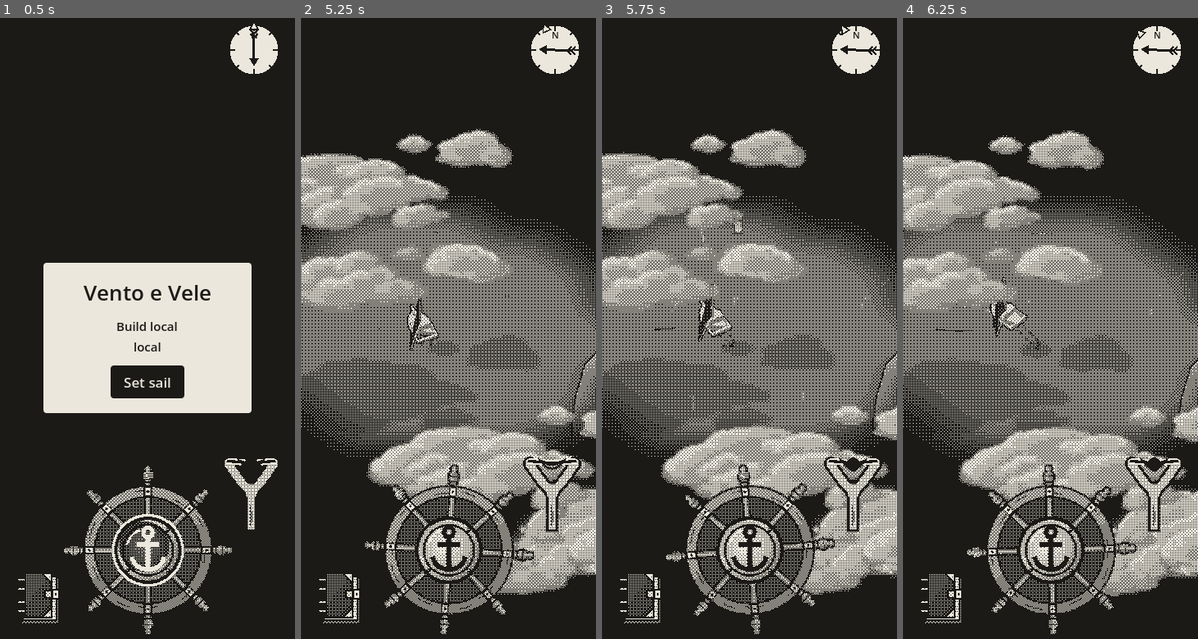
Above: before the commit, frames 1-4 (left to right).
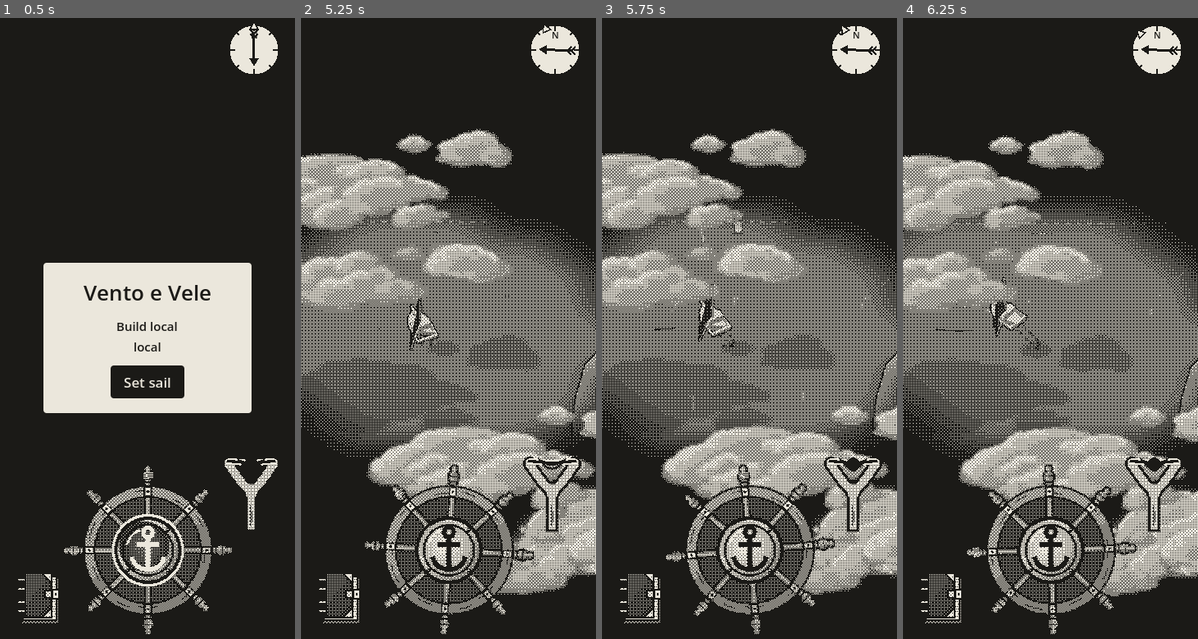
Above: after the commit, the same moments.

Repository: EnricoLabarile/Sail
Game: Godot game, scene res://Assets/Scenes/Overworld.tscn
Two runs of this game, one before a commit and one after it. Both use one fixed random seed, a clock stepped at 60 frames per second and the inputs below.
Inputs (mouse positions are in pixels of both pictures, inside the frame that each line leads up to):
- Up to frame 1 (0.5 s): no input
- Up to frame 2 (5.25 s): click "Set sail" at 0.5 s; tap Enter (ui_accept) at 1.25, 1.52, 4.52 s; move the mouse to (513, 303) at 1.27 s; hold Right (ui_right) 1.28-2 s; click (513, 303) at 1.42 s; drag from (389, 371) to (433, 471) at 2.02 s; move the mouse to (478, 191) at 2.77 s; hold Right (ui_right) 2.78-3.5 s; drag from (433, 471) to (360, 241) at 3.52 s; move the mouse to (537, 434) at 4.27 s; hold Left (ui_left) 4.28-5 s; drag from (360, 241) to (404, 173) at 5.02 s
- Up to frame 3 (5.75 s): no input
- Up to frame 4 (6.25 s): move the mouse to (1065, 334) at 5.77 s; hold Left (ui_left) from 5.78 s (still down); click (1065, 334) at 5.92 s

Frame 1 is identical in both runs. In frame 2, less than 0.1% of the frame differs, in the area x 20-74%, y 32-33%; in frame 3, less than 0.1%; in frame 4, less than 0.1%, in the area x 17-90%, y 32-34%.

Commit message:
Grid on the sea: dashed lines along the borders of the logbook's 9x9 squares (in the sea shader)
Co-Authored-By: Claude Opus 5.5 <noreply@anthropic.com>
Claude-Session: https://claude.ai/code/session_0154zeqDuhZHz7ZXLE21BuMs

Diff:
--- a/Assets/Landscape/world/sea.gd
+++ b/Assets/Landscape/world/sea.gd
@@ -24,6 +24,9 @@
 
 func _ready() -> void:
 	sea_material = mesh.material
+	# The grid of the logbook's squares on the water (sea.gdshader's seam): its size from the world's.
+	sea_material.set_shader_parameter("world_size", Land.WORLD_SIZE)
+	sea_material.set_shader_parameter("cell_size", Land.WORLD_SIZE / 9.0)   # 9 x 9 squares, as the logbook's map
 	texture_angle = deg_to_rad(Wind.from_deg + texture_turn_deg)   # start already facing the wind
 	add_fog()
 
--- a/Assets/Landscape/world/sea.gdshader
+++ b/Assets/Landscape/world/sea.gdshader
@@ -28,6 +28,16 @@
 uniform vec2 wind_offset = vec2(0.0, 0.0);
 // (The fog of war is a screen effect of its own: fog.gdshader, put on screen by sea.gd.)
 
+// THE GRID ON THE SEA (as the prototype's room seams): dashed lines along the borders between the squares of
+// the logbook's 9 x 9 map, so you can see on the water where one square ends and the next begins.
+uniform vec4 seam_color : source_color = vec4(1.0, 1.0, 1.0, 1.0);   // the lines' colour (white: paper, reads on this sea)
+uniform float seam_opacity : hint_range(0.0, 1.0) = 0.8;   // how strong the lines are (0 = no grid)
+uniform float seam_width = 0.3;      // metres: how thick a line is
+uniform float seam_dash = 0.6;       // metres: one dash…
+uniform float seam_gap = 0.9;        // …and the gap after it
+uniform float cell_size = 112.0;     // metres a square, a side (sea.gd sends Land.WORLD_SIZE / 9)
+uniform float world_size = 1008.0;   // the map's side (sea.gd sends Land.WORLD_SIZE): the grid starts at its edge
+
 // world_pos: where on the sea this pixel is, in metres. vertex() works it out, fragment() reads it.
 varying vec3 world_pos;
 
@@ -36,6 +46,21 @@
 	float c = cos(angle);
 	float s = sin(angle);
 	return vec2(p.x * c - p.y * s, p.x * s + p.y * c);
+}
+
+// 1 if this point of the sea is on a dash of the grid's lines, 0 if not.
+float seam(vec2 p) {
+	// How far the point is from the nearest border, across (x) and down (z): the borders are every cell_size
+	// metres, counted from the map's edge (-world_size / 2).
+	vec2 from_edge = p + world_size * 0.5;
+	vec2 to_border = abs(from_edge - round(from_edge / cell_size) * cell_size);
+	// The dashes: along a north-south border they go by z, along an east-west border by x.
+	float period = seam_dash + seam_gap;
+	float dash_along_z = step(fract(p.y / period), seam_dash / period);
+	float dash_along_x = step(fract(p.x / period), seam_dash / period);
+	float on_ns_border = step(to_border.x, seam_width * 0.5) * dash_along_z;   // a north-south line
+	float on_ew_border = step(to_border.y, seam_width * 0.5) * dash_along_x;   // an east-west line
+	return max(on_ns_border, on_ew_border);
 }
 
 void vertex() {
@@ -58,7 +83,8 @@
 	vec2 uv = (frame_cell + in_tile) / vec2(float(frames_x), float(frames_y));
 	vec3 water = texture(sea_tex, uv).rgb * sea_color.rgb;
 
-	ALBEDO = water;
+	// The grid: is this pixel on a border between squares, and on a dash rather than a gap?
+	ALBEDO = mix(water, seam_color.rgb, seam_opacity * seam(world_pos.xz));
 	// Fully solid, but writing ALPHA puts the sea among the see-through things, which Godot draws AFTER
 	// the solid ones: so the boat (and its mask) is already drawn when the sea comes, and the stencil works.
 	ALPHA = 1.0;
Not shown, changed: CLAUDE.md
